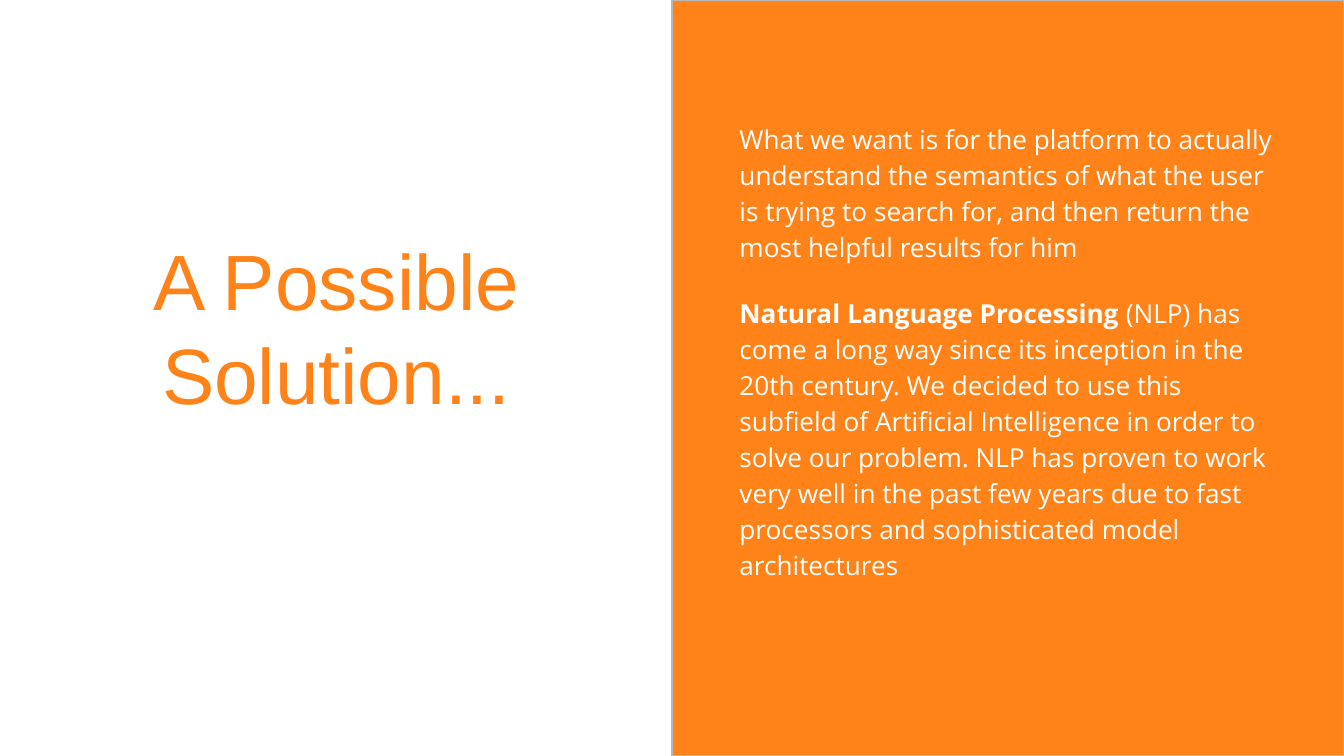
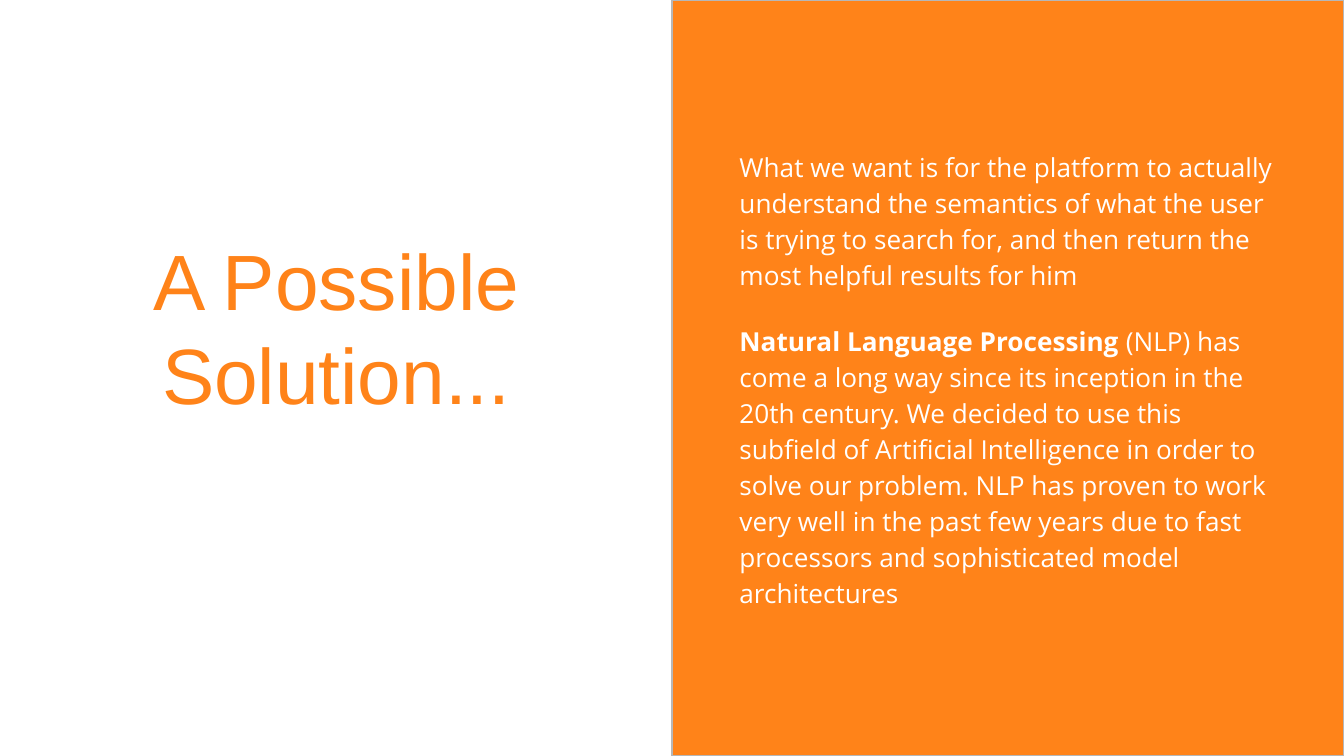
Before and after one commit to agrawal-rohit/stackoverflow-semantic-search, a slide deck: slide 5 of IBM Hack Presentation.pptx. Drawn at 1344x756 pixels with LibreOffice and Linux fonts; fonts in the diff are those of the drawing. Boxes give left, top, right and bottom in pixels: in the first picture for what was removed or moved away, otherwise in the second. Text is boxed around its words. In the diff, an @@ line names an element or a change of style, - is before the commit and + after.

```diff
--- a/IBM Hack Presentation.pptx
+++ b/IBM Hack Presentation.pptx
@@ text "What we want is for ...": place and size @@
-text "What we want is for ..." at bbox=[739, 129, 1272, 576]
+text "What we want is for ..." at bbox=[739, 157, 1272, 604]
```
Also in this commit, not shown: 3 other slides changed, 3 slides added, 9 other files.
